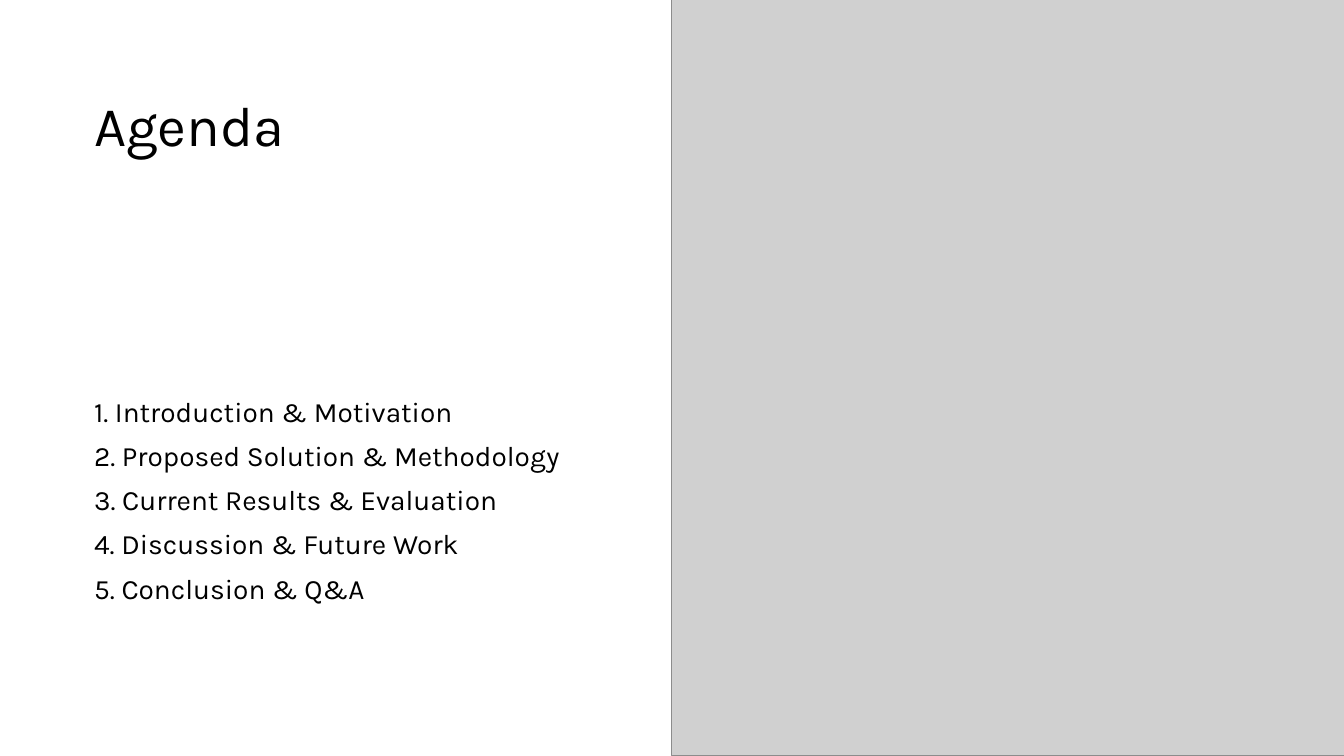
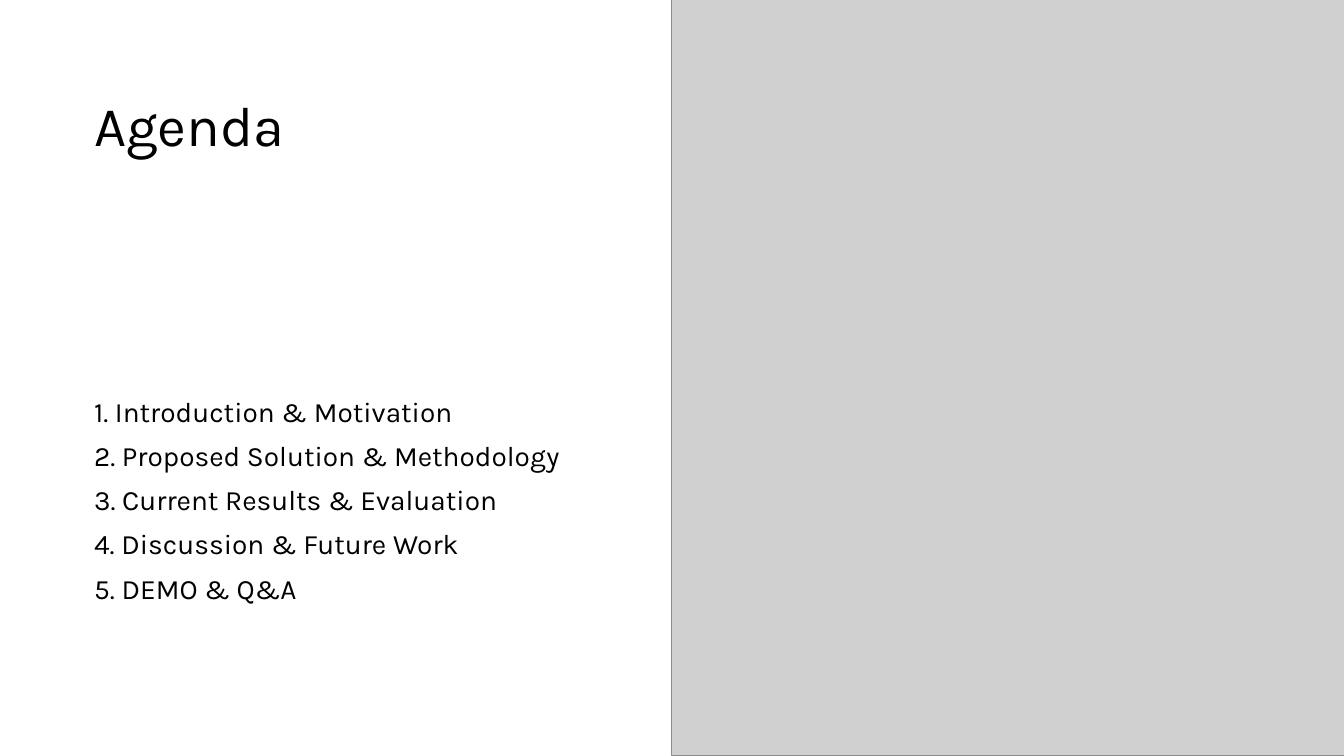
Before and after one commit to ShouravRakshit/JobHunter, a slide deck: slide 2 of JobHunter/JobHunter_Presentation.pptx. Drawn at 1344x756 pixels with LibreOffice and Linux fonts; fonts in the diff are those of the drawing; grey boxes stand for pictures. Boxes give left, top, right and bottom in pixels: in the first picture for what was removed or moved away, otherwise in the second. Text is boxed around its words. In the diff, an @@ line names an element or a change of style, - is before the commit and + after.

```diff
--- a/JobHunter/JobHunter_Presentation.pptx
+++ b/JobHunter/JobHunter_Presentation.pptx
@@ text at box(94, 581, 297, 604): text changed @@
-5. Conclusion & Q&A
+5. DEMO & Q&A
```
Also in this commit, not shown: 8 other slides changed, 2 slides added, 1 slide removed.
